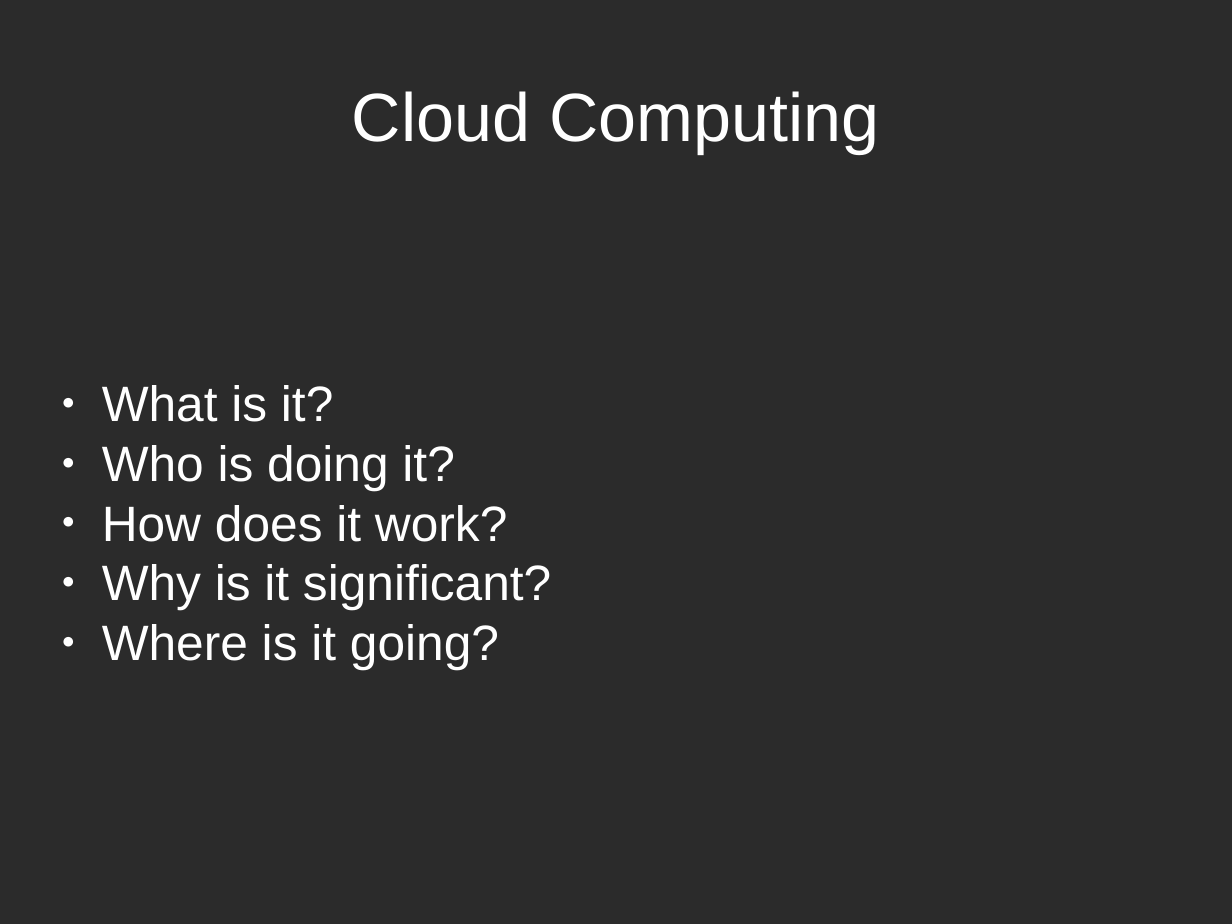
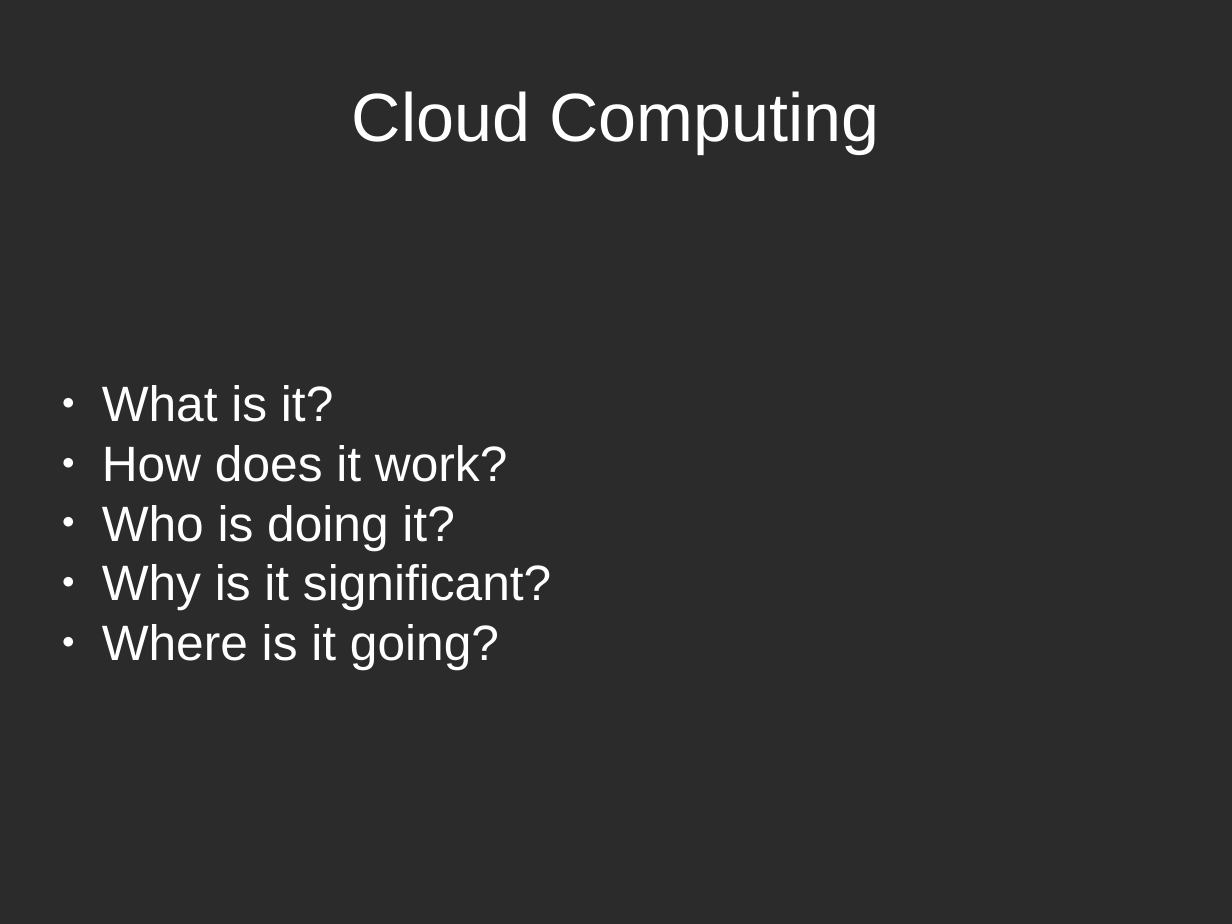
Before and after one commit to ruebot/SuperConference-2011---Cloud-computing, a slide deck: slide 2 of sc-2011-local-clouds.odp. Drawn at 1232x924 pixels with LibreOffice and Linux fonts; fonts in the diff are those of the drawing; background and template pictures are left out; a plain dark background stands for a picture behind light text. Boxes give left, top, right and bottom in pixels: in the first picture for what was removed or moved away, otherwise in the second. Text is boxed around its words. In the diff, an @@ line names an element or a change of style, - is before the commit and + after.

```diff
--- a/sc-2011-local-clouds.odp
+++ b/sc-2011-local-clouds.odp
@@ subtitle at (102,445,507,482): paragraph added @@
+● How does it work?
@@ subtitle at (102,505,507,542): paragraph removed @@
-● How does it work?
```
